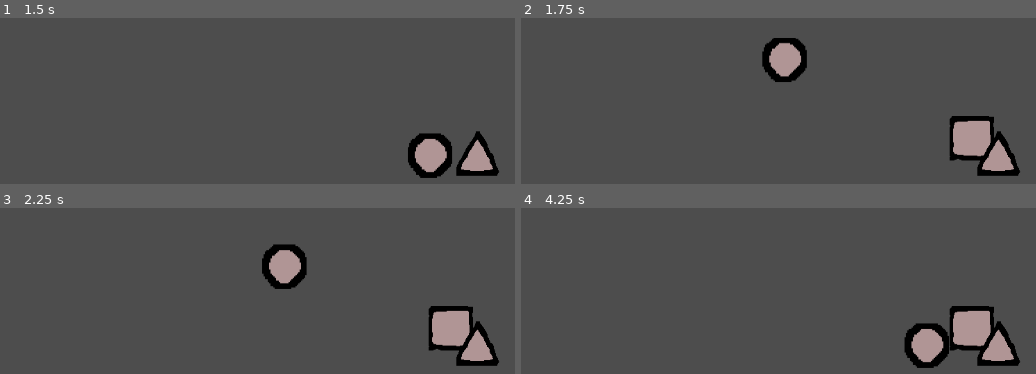
Above: before the commit, frames 1-4 (two rows, left to right).
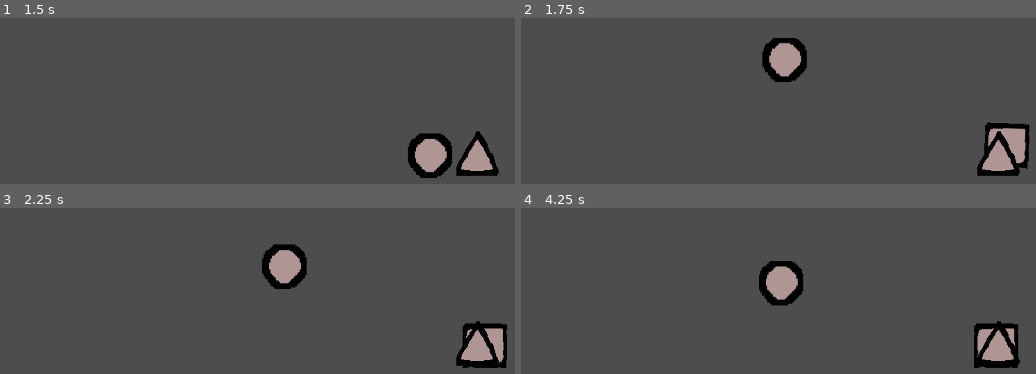
Above: after the commit, the same moments.

Repository: valegui/collapse
Game: Godot game, scene res://scenes/game.tscn
Two runs of this game, one before a commit and one after it. Both use one fixed random seed, a clock stepped at 60 frames per second and the inputs below.
Inputs:
- Up to frame 1 (1.5 s): tap Enter (ui_accept) at 0.5, 0.77 s; hold Right (ui_right) from 0.53 s (still down)
- Up to frame 2 (1.75 s): keep holding Right (ui_right); tap Enter (ui_accept) at 1.52 s
- Up to frame 3 (2.25 s): release Right (ui_right) at 2.03 s; hold Left (ui_left) from 2.03 s (still down)
- Up to frame 4 (4.25 s): release Left (ui_left) at 2.78 s; hold Right (ui_right) from 2.78 s (still down); tap Enter (ui_accept) at 3.02, 3.77 s

Frame 1 is identical in both runs. In frame 2, 3.2% of the frame differs, in the area x 83-99%, y 59-91%; in frame 3, 2.9%; in frame 4, 6.2%, in the area x 46-97%, y 31-97%.

Commit message:
box falls

Diff:
--- a/scenes/box.tscn
+++ b/scenes/box.tscn
@@ -4,20 +4,20 @@
 [ext_resource type="Script" uid="uid://ec1jefnwesn3" path="res://scripts/box.gd" id="1_ks2v0"]
 
 [sub_resource type="RectangleShape2D" id="RectangleShape2D_ks2v0"]
-size = Vector2(64, 63)
+size = Vector2(64, 65)
 
 [sub_resource type="RectangleShape2D" id="RectangleShape2D_c2ln5"]
-size = Vector2(66, 66)
+size = Vector2(64, 65)
 
-[node name="Box" type="StaticBody2D" groups=["box"]]
+[node name="Box" type="RigidBody2D" groups=["box"]]
 collision_layer = 2
+collision_mask = 3
 script = ExtResource("1_ks2v0")
 
 [node name="Sprite2D" type="Sprite2D" parent="."]
 texture = ExtResource("1_3inec")
 
 [node name="CollisionShape2D" type="CollisionShape2D" parent="."]
-visible = false
 position = Vector2(0, -0.5)
 shape = SubResource("RectangleShape2D_ks2v0")
 
@@ -25,4 +25,5 @@
 collision_layer = 2
 
 [node name="CollisionShape2D" type="CollisionShape2D" parent="Area2D"]
+position = Vector2(0, -0.5)
 shape = SubResource("RectangleShape2D_c2ln5")
--- a/scenes/game.tscn
+++ b/scenes/game.tscn
@@ -18,6 +18,7 @@
 position = Vector2(131, 104)
 
 [node name="Box" parent="." instance=ExtResource("4_lbhrr")]
+position = Vector2(-479, 185)
 
 [node name="Floor" type="StaticBody2D" parent="."]
 position = Vector2(102, 230)
--- a/scenes/spike.tscn
+++ b/scenes/spike.tscn
@@ -11,13 +11,13 @@
 texture = ExtResource("1_ljd5v")
 
 [node name="CollisionPolygon2D" type="CollisionPolygon2D" parent="."]
-polygon = PackedVector2Array(25, 28, -1, -25, -31, 29)
+polygon = PackedVector2Array(25, 28, -1, -25, -35, 31)
 
 [node name="PlayerDetected" type="Area2D" parent="." groups=["box"]]
 collision_layer = 4
 
 [node name="CollisionPolygon2D" type="CollisionPolygon2D" parent="PlayerDetected"]
-polygon = PackedVector2Array(-1, -29, -34, 28, 27, 28)
+polygon = PackedVector2Array(-1, -29, -36, 32, 29, 31)
 
 [connection signal="body_entered" from="PlayerDetected" to="." method="_on_player_detected_body_entered"]
 [connection signal="body_exited" from="PlayerDetected" to="." method="_on_player_detected_body_exited"]
--- a/scripts/box.gd
+++ b/scripts/box.gd
@@ -1,4 +1,4 @@
-extends StaticBody2D
+extends RigidBody2D
 
 
 # Called when the node enters the scene tree for the first time.
@@ -6,11 +6,12 @@
 	visible = false
 
 
+
 # Called every frame. 'delta' is the elapsed time since the previous frame.
 func _physics_process(delta: float) -> void:
-	position.y += get_gravity().y * delta
+	pass
 
 
 func appear(pos):
-	position = pos
+	position = Vector2(pos.x, pos.y)
 	visible = true
